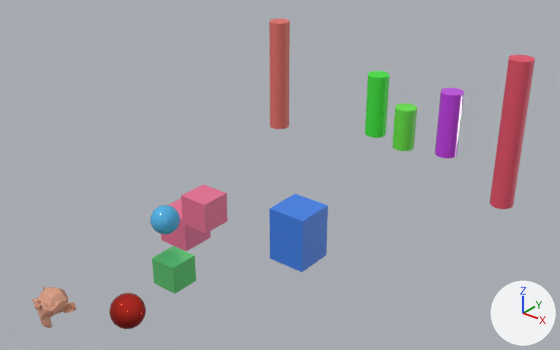
A saved change to the Blender file scene/scene.blend.
Before and after are seen from a 50 mm camera at (33.2, -30.1, 28.5) aimed at (-0.1, 11.5, 2.7). Lighting does not change. The marker at lower right points along +X, +Y and +Z.

The first picture shows 'Suzanne'.
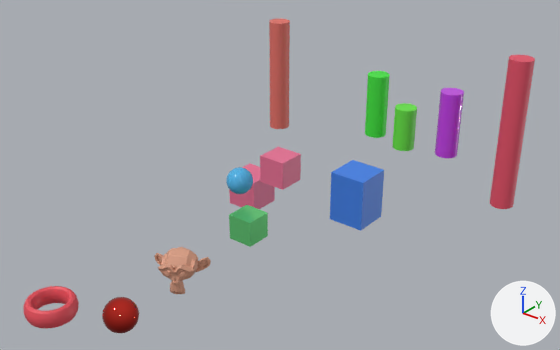
Pixel boxes [x1, y1, x2, y2] of what changed, in the pictures (560 x 350 px; the box of a moved part takes in the faces that stretch with it):
'Suzanne', reshaped
    before: [32, 19, 535, 329]
    after: [24, 19, 535, 333]
part 1 of me_suzanne, moved or reshaped
    before: [152, 246, 196, 294]
    after: [229, 205, 268, 247]
part 2 of me_suzanne, moved or reshaped
    before: [161, 199, 211, 251]
    after: [229, 164, 275, 209]
part 3 of me_suzanne, moved or reshaped
    before: [269, 194, 328, 272]
    after: [330, 160, 384, 231]
part 4 of me_suzanne, moved or reshaped
    before: [150, 205, 180, 234]
    after: [226, 167, 253, 194]
part 5 of me_suzanne, moved or reshaped
    before: [181, 184, 228, 233]
    after: [260, 147, 301, 190]
part 6 of me_suzanne, added
    after: [154, 247, 211, 294]
part 7 of me_suzanne, moved or reshaped
    before: [32, 286, 146, 329]
    after: [24, 286, 139, 333]
part 8 of me_suzanne, shading changed
    both: [452, 92, 464, 158]

Diff of the bpy script that builds the scene:
```diff
--- a/scene/scene.blend.py
+++ b/scene/scene.blend.py
@@ mat_material_012 @@
+mat_material_012 = principled_material('Material.012')
+mat_material_012.base_color = (0.801, 0.0767, 0.104)  # red #e74e5b
@@ me_suzanne @@
 # used by ob_suzanne; location = (-2.86, -7.71, 0.0); scale = (1.17, 1.17, 1.17)
-me_suzanne.from_pydata(...)  # 1823 vertices, 1718 faces; spans x -10.5..12.5, y -0.9..32.9, z -2.9..8.4
+me_suzanne.from_pydata(...)  # 2399 vertices, 2294 faces; spans x -10.5..12.5, y -1.5..32.9, z -2.9..8.4
+# me_suzanne part 1: the loose piece of 8 vertices spanning x 1.6..3.3, y 5.8..7.5, z -0.9..0.9 is moved by (0.0, 6.5, 0.0)
+# me_suzanne part 2: the loose piece of 8 vertices spanning x -2.0..0.3, y 9.7..11.9, z -1.1..1.1 is moved by (0.0, 6.5, 0.0)
+# me_suzanne part 3: the loose piece of 8 vertices spanning x 4.2..6.7, y 13.2..15.7, z -1.8..1.8 is moved by (0.0, 6.5, 0.0)
+# me_suzanne part 4: the loose piece of 482 vertices spanning x 0.1..1.8, y 6.7..8.4, z 1.5..3.2 is moved by (0.0, 6.5, 0.0)
+# me_suzanne part 5: the loose piece of 8 vertices spanning x 3.8..5.5, y 6.2..8.0, z 3.7..5.4 is moved by (0.0, 6.5, 0.0)
+# me_suzanne part 6: a new loose piece of 441 vertices spanning x 1.0..4.0, y 5.6..8.1, z -1.2..1.2, in mat_material_010 (beige #dca085)
+# me_suzanne part 7: 14 vertices moved within x -1.2..6.4, y -0.2..0.6, z 0.0..3.2; 888 vertices removed from x -1.4..6.9, y -0.9..1.0, z -1.0..3.2; 1023 vertices added at x -1.4..6.9, y -1.5..1.3, z -0.5..3.2
+# me_suzanne part 8: 170 kept faces spanning x -10.5..12.5, y 30.5..32.9, z -2.9..8.4 are now shaded smooth
 me_suzanne.materials.append(mat_material_010)
@@ me_suzanne @@
 me_suzanne.materials.append(mat_material_008)
+me_suzanne.materials.append(mat_material_012)  # red #e74e5b
```
